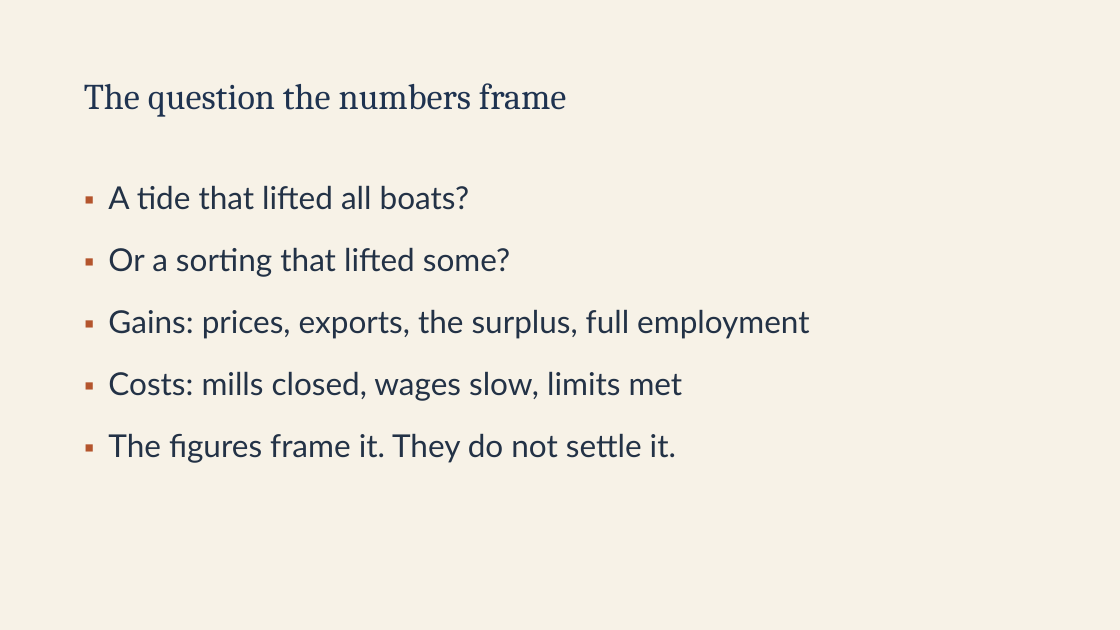
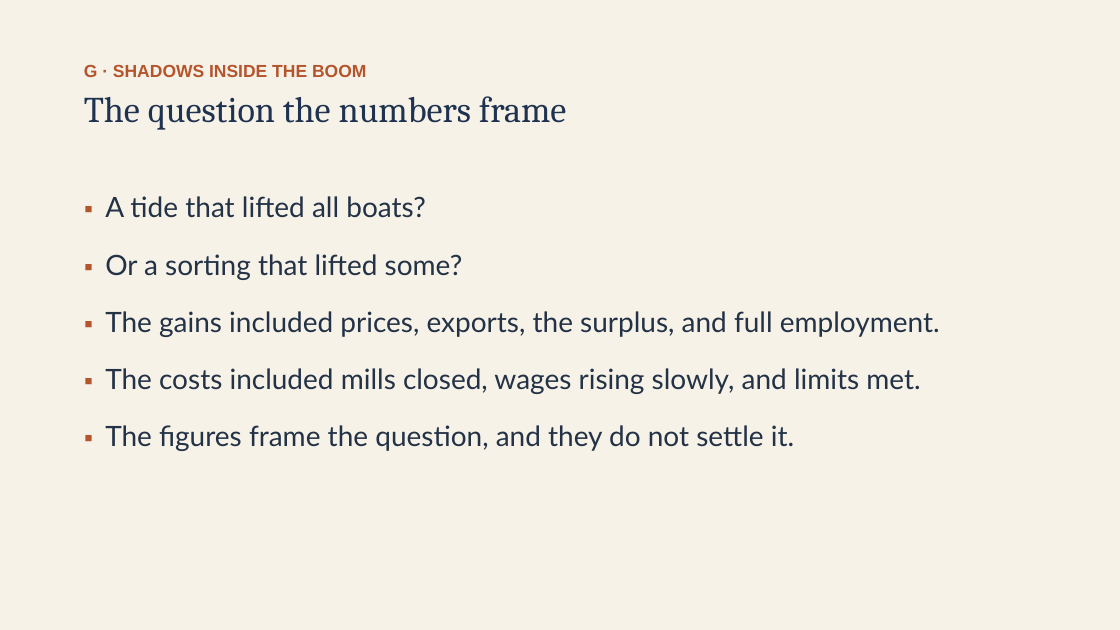
Before and after one commit to ab17gthb/humanities-curriculum-group, a slide deck: slide 22 of modern-america/lesson-03/lesson-03-slides.pptx. Drawn at 1120x630 pixels with LibreOffice and Linux fonts; fonts in the diff are those of the drawing. Boxes give left, top, right and bottom in pixels: in the first picture for what was removed or moved away, otherwise in the second. Text is boxed around its words. In the diff, an @@ line names an element or a change of style, - is before the commit and + after.

```diff
--- a/modern-america/lesson-03/lesson-03-slides.pptx
+++ b/modern-america/lesson-03/lesson-03-slides.pptx
@@ text "The question the numbers frame" moved from (x1=84, y1=83, x2=566, y2=117) to (x1=84, y1=96, x2=566, y2=130) @@
@@ text added at (x1=84, y1=65, x2=366, y2=77), 15 pt, text #B4552D, bold @@
+G · SHADOWS INSIDE THE BOOM
@@ text "▪ A tide that lifted ..." moved from (x1=108, y1=185, x2=809, y2=463) to (x1=105, y1=196, x2=940, y2=451) @@
@@ text at (x1=105, y1=196, x2=463, y2=280): size 23 to 20 pt in "▪", "▪"; size 27 to 24 pt in "A tide that lifted all boats?", "Or a sorting that lifted some?" @@
@@ text at (x1=105, y1=311, x2=940, y2=451): text changed; size 27 to 24 pt @@
-▪ Gains: prices, exports, the surplus, full employment
-▪ Costs: mills closed, wages slow, limits met
-▪ The figures frame it. They do not settle it.
+▪ The gains included prices, exports, the surplus, and full employment.
+▪ The costs included mills closed, wages rising slowly, and limits met.
+▪ The figures frame the question, and they do not settle it.
```
Also in this commit, not shown: 8 other slides changed, 6 other files.
